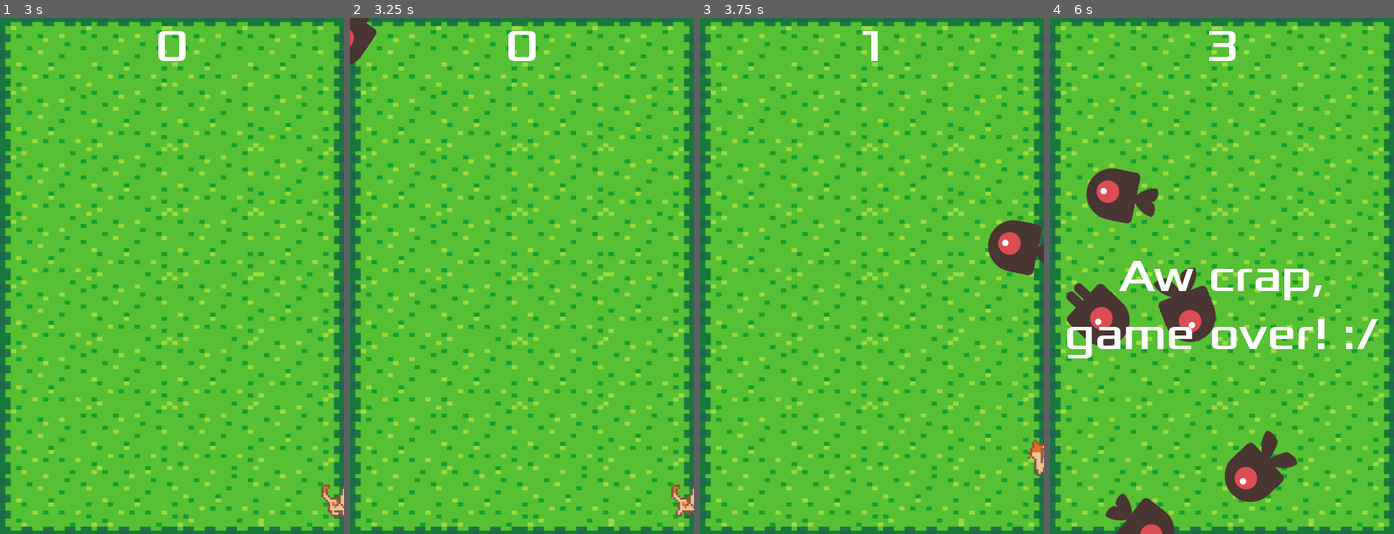
Above: before the commit, frames 1-4 (left to right).
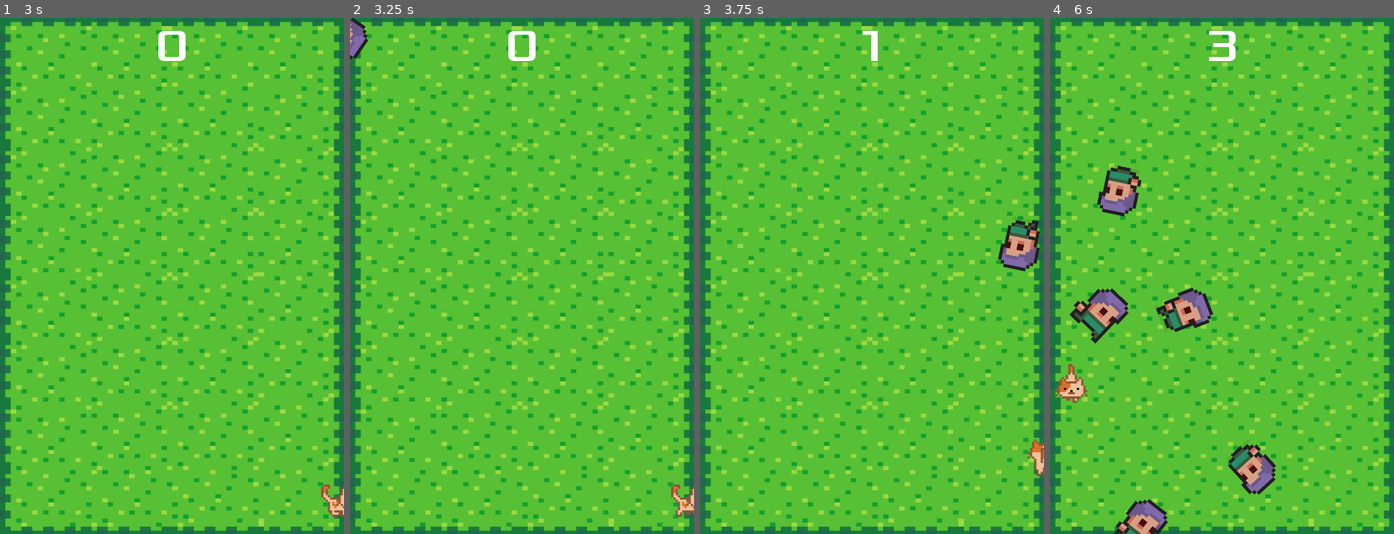
Above: after the commit, the same moments.

Repository: gughog/dodger-cat-godot
Game: Godot game, scene res://Main.tscn
Same seed, same stepped clock (60 frames per second), same inputs: the game is played once before the commit and once after it.
Inputs:
- Up to frame 1 (3 s): click "Start!" at 0.5 s; hold Right (ui_right) 1.28-2.03 s; hold Down (ui_down) 2.03-2.78 s; hold Right (ui_right) from 2.78 s (still down)
- Up to frame 2 (3.25 s): keep holding Right (ui_right)
- Up to frame 3 (3.75 s): release Right (ui_right) at 3.53 s; hold Up (ui_up) from 3.53 s (still down)
- Up to frame 4 (6 s): release Up (ui_up) at 4.28 s; hold Left (ui_left) 4.28-5.78 s; hold Down (ui_down) from 5.78 s (still down)

Frame 1 is identical in both runs. In frame 2, 0.5% of the frame differs, in the area x 0-8%, y 0-10%; in frame 3, 1.4%; in frame 4, 11%, in the area x 1-96%, y 28-100%.

Commit message:
feat: new mob sprite added

Diff:
--- a/Mob.tscn
+++ b/Mob.tscn
@@ -1,34 +1,29 @@
 [gd_scene load_steps=10 format=2]
 
-[ext_resource path="res://art/enemyWalking_2.png" type="Texture" id=1]
-[ext_resource path="res://art/enemyFlyingAlt_2.png" type="Texture" id=2]
-[ext_resource path="res://art/enemyFlyingAlt_1.png" type="Texture" id=3]
-[ext_resource path="res://art/enemyWalking_1.png" type="Texture" id=4]
-[ext_resource path="res://art/enemySwimming_1.png" type="Texture" id=5]
-[ext_resource path="res://art/enemySwimming_2.png" type="Texture" id=6]
+[ext_resource path="res://art/sprite_frames/dude_01/simple-dude-one4.png" type="Texture" id=1]
+[ext_resource path="res://art/sprite_frames/dude_01/simple-dude-one6.png" type="Texture" id=2]
+[ext_resource path="res://art/sprite_frames/dude_01/simple-dude-one3.png" type="Texture" id=3]
+[ext_resource path="res://art/sprite_frames/dude_01/simple-dude-one5.png" type="Texture" id=4]
+[ext_resource path="res://art/sprite_frames/dude_01/simple-dude-one2.png" type="Texture" id=5]
+[ext_resource path="res://art/sprite_frames/dude_01/simple-dude-one1.png" type="Texture" id=6]
 [ext_resource path="res://Mob.gd" type="Script" id=7]
 
 [sub_resource type="SpriteFrames" id=1]
 animations = [ {
-"frames": [ ExtResource( 3 ), ExtResource( 2 ) ],
+"frames": [ ExtResource( 6 ), ExtResource( 5 ), ExtResource( 3 ), ExtResource( 1 ), ExtResource( 4 ), ExtResource( 2 ) ],
 "loop": true,
-"name": "fly",
-"speed": 3.0
+"name": "running",
+"speed": 20.0
 }, {
-"frames": [ ExtResource( 5 ), ExtResource( 6 ) ],
-"loop": true,
-"name": "swim",
-"speed": 5.0
-}, {
-"frames": [ ExtResource( 4 ), ExtResource( 1 ) ],
+"frames": [ ExtResource( 6 ), ExtResource( 5 ), ExtResource( 3 ), ExtResource( 1 ), ExtResource( 4 ), ExtResource( 2 ) ],
 "loop": true,
 "name": "walk",
-"speed": 5.0
+"speed": 10.0
 } ]
 
 [sub_resource type="CapsuleShape2D" id=2]
-radius = 39.0
-height = 28.0
+radius = 31.0
+height = 16.0
 
 [node name="Mob" type="RigidBody2D" groups=["mobs"]]
 collision_mask = 0
@@ -42,9 +37,10 @@
 scale = Vector2( 0.75, 0.75 )
 frames = SubResource( 1 )
 animation = "walk"
+frame = 4
+playing = true
 
 [node name="CollisionShape2D" type="CollisionShape2D" parent="."]
-rotation = 1.5708
 shape = SubResource( 2 )
 
 [node name="VisibilityNotifier2D" type="VisibilityNotifier2D" parent="."]
Binary file added: art/sprite_frames/dude_01/simple-dude-one1.png
Not shown, added: art/sprite_frames/dude_01/simple-dude-one1.png.import
Binary file added: art/sprite_frames/dude_01/simple-dude-one2.png
Not shown, added: art/sprite_frames/dude_01/simple-dude-one2.png.import
Binary file added: art/sprite_frames/dude_01/simple-dude-one3.png
Not shown, added: art/sprite_frames/dude_01/simple-dude-one3.png.import
Binary file added: art/sprite_frames/dude_01/simple-dude-one4.png
Not shown, added: art/sprite_frames/dude_01/simple-dude-one4.png.import
Binary file added: art/sprite_frames/dude_01/simple-dude-one5.png
Not shown, added: art/sprite_frames/dude_01/simple-dude-one5.png.import
Binary file added: art/sprite_frames/dude_01/simple-dude-one6.png
Not shown, added: art/sprite_frames/dude_01/simple-dude-one6.png.import
(and 3 more such lines)
